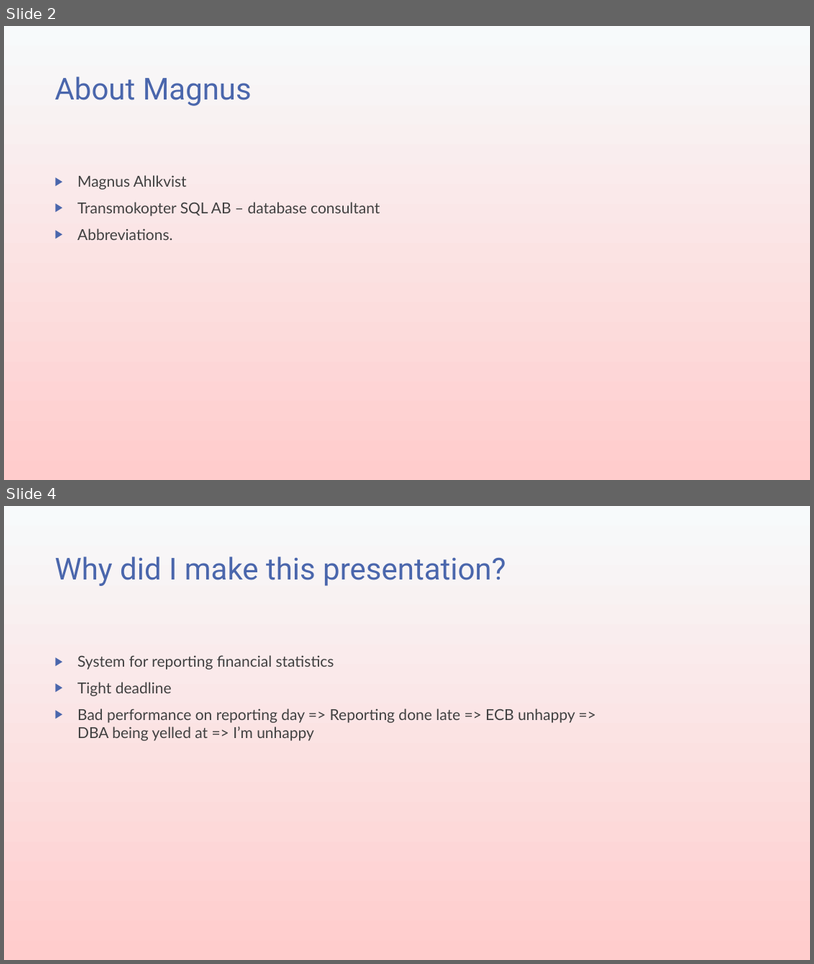
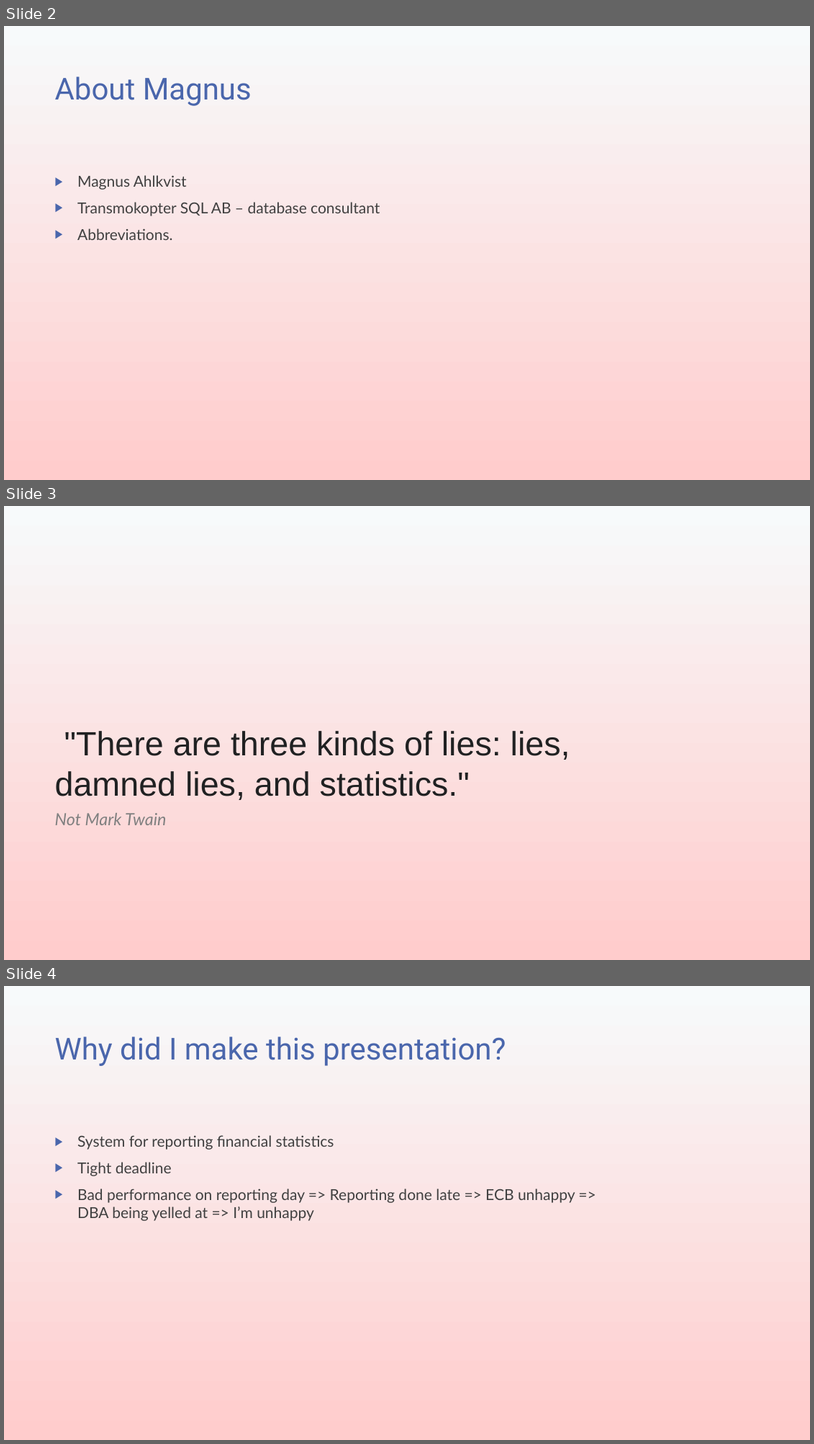
Before and after one commit to transmokopter/Presentations, a slide deck: Statistics an unreliable friend/SQL Saturday 971 Oslo - Statistics an unreliable friend/Statistics_An_Unreliable_Friend_Transmokopter.pptx. Shown one above the other, each under a label of ours: slides 2 and 4 before the commit, slides 2, 3 and 4 after it; the slides between them are not shown. The pictures are 814x964 and 814x1444 pixels, drawn with LibreOffice and Linux fonts; fonts in the diff are those of the drawing; background and template pictures are left out. Boxes give left, top, right and bottom in pixels: in the first picture for what was removed or moved away, otherwise in the second. Text is boxed around its words. In the diff, an @@ line names an element or a change of style, - is before the commit and + after.

```diff
--- a/Statistics an unreliable friend/SQL Saturday 971 Oslo - Statistics an unreliable friend/Statistics_An_Unreliable_Friend_Transmokopter.pptx
+++ b/Statistics an unreliable friend/SQL Saturday 971 Oslo - Statistics an unreliable friend/Statistics_An_Unreliable_Friend_Transmokopter.pptx
@@ slide 3 added at bbox=[4, 506, 810, 960], background gradient #F7FAFB to #FFCCCC @@
@@ title added at bbox=[55, 731, 571, 800], 40 pt, text #202122 @@
+"There are three kinds of lies: lies, damned lies, and statistics."
@@ text added at bbox=[55, 813, 166, 825], 20 pt, text #808080, italic @@
+Not Mark Twain
```
Also in this commit, not shown: 5 slides changed, 3 other slides added, 2 slides removed.
